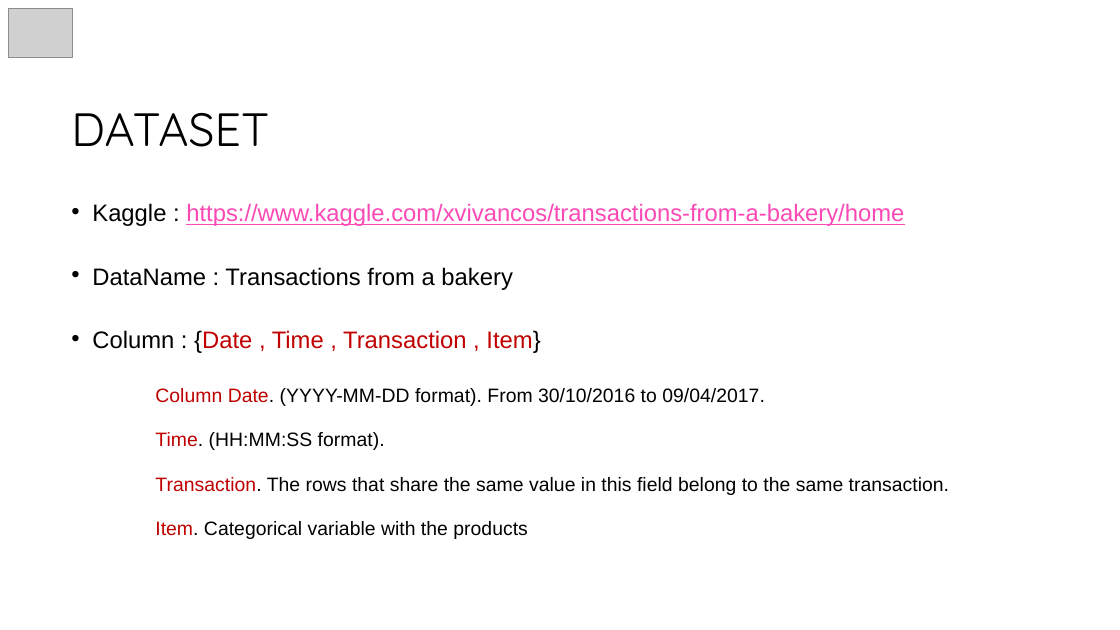
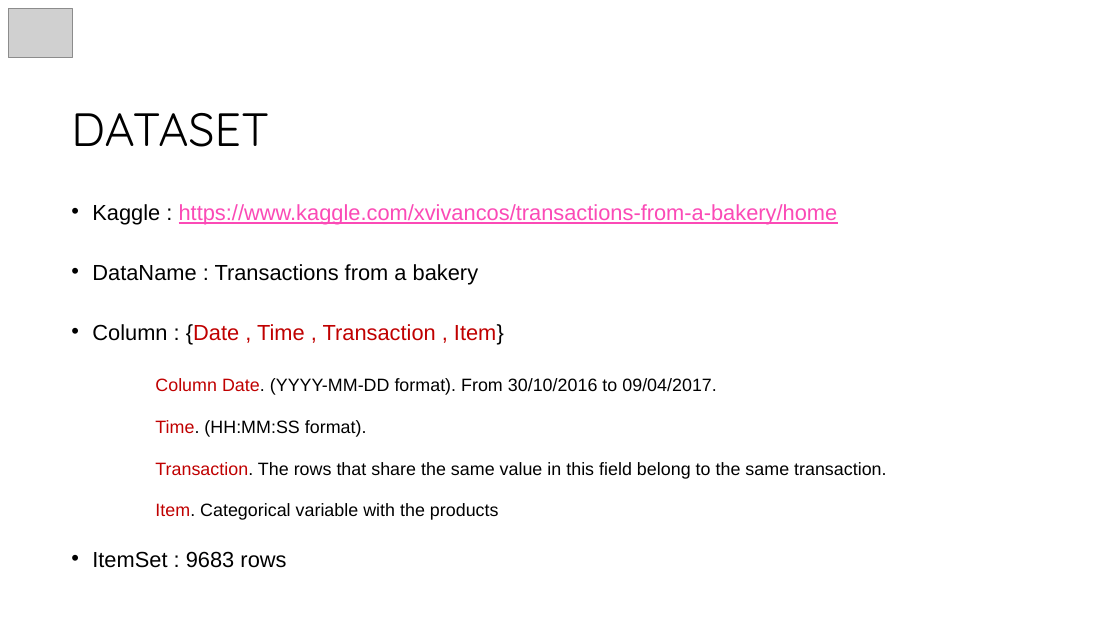
Before and after one commit to Leyan529/DataMining, a slide deck: slide 3 of Apriori/Report/Apriori Report.pptx. Drawn at 1120x630 pixels with LibreOffice and Linux fonts; fonts in the diff are those of the drawing; grey boxes stand for pictures; background and template pictures are left out. Boxes give left, top, right and bottom in pixels: in the first picture for what was removed or moved away, otherwise in the second. Text is boxed around its words. In the diff, an @@ line names an element or a change of style, - is before the commit and + after.

```diff
--- a/Apriori/Report/Apriori Report.pptx
+++ b/Apriori/Report/Apriori Report.pptx
@@ text at [92, 204, 886, 520]: size 20.4 to 18.7 pt in "Kaggle : https://www.kaggle.com/xvivancos/transactions-from- ...", "DataName : Transactions from a bakery", "Column : {Date , Time , Transaction ..."; size 16.6 to 15.3 pt in "Column Date. (YYYY-MM-DD format). From 30/10/2016 to ...", "Time. (HH:MM:SS format).", "Transaction. The rows that share the same ...", "Item. Categorical variable with the products" @@
@@ text at [92, 551, 286, 568]: paragraph added @@
+• ItemSet : 9683 rows
```
Also in this commit, not shown: 6 other slides changed, 4 slides added, 6 other files.
